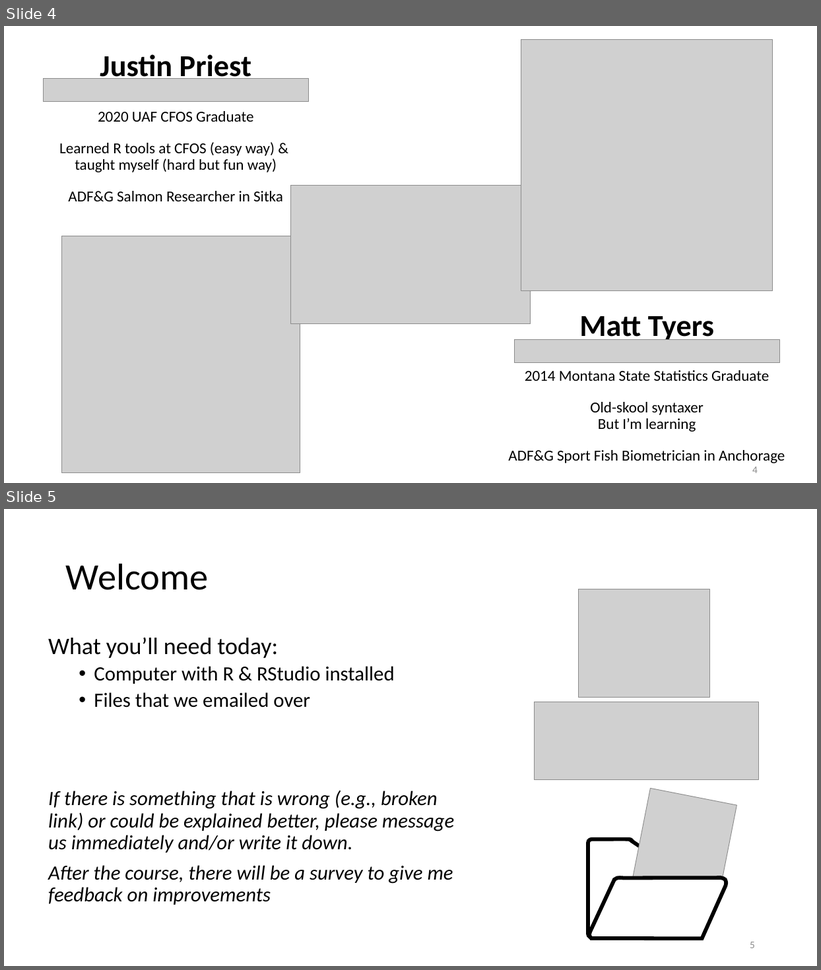
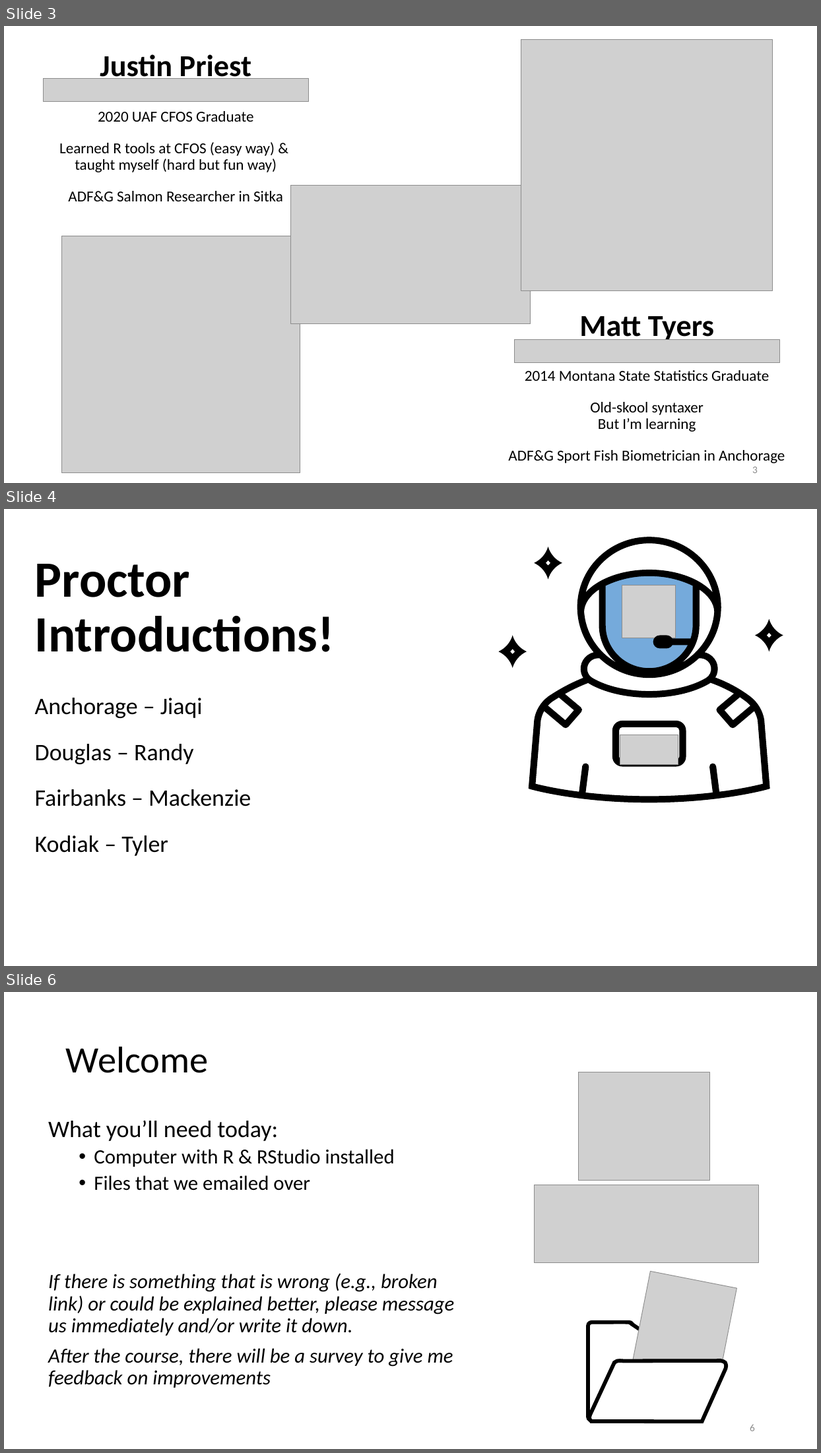
Before and after one commit to justinpriest/ADFG_R_Intro_Workshop, a slide deck: presentations/1 - Welcome and motivation.pptx. Shown one above the other, each under a label of ours: slides 4 and 5 before the commit, slides 3, 4 and 6 after it; the slides between them are not shown. The pictures are 821x970 and 821x1453 pixels, drawn with LibreOffice and Linux fonts; fonts in the diff are those of the drawing; grey boxes stand for pictures. Boxes give left, top, right and bottom in pixels: in the first picture for what was removed or moved away, otherwise in the second. Text is boxed around its words. In the diff, an @@ line names an element or a change of style, - is before the commit and + after.

```diff
--- a/presentations/1 - Welcome and motivation.pptx
+++ b/presentations/1 - Welcome and motivation.pptx
@@ slide 4 added at bbox=[4, 509, 817, 966], background #FFFFFF @@
@@ title added at bbox=[35, 564, 335, 652], 60 pt, text #000000, bold @@
+Proctor
+Introductions!
@@ text added at bbox=[35, 698, 251, 856], 28 pt, text #000000 @@
+Anchorage – Jiaqi
+Douglas – Randy
+Fairbanks – Mackenzie
+Kodiak – Tyler
@@ group added at bbox=[499, 537, 783, 803]: 6 freeform shapes, 2 pictures @@
@@ what was slide 4 is now slide 3 @@
@@ page number at bbox=[752, 467, 758, 473]: text changed @@
-4
+3
@@ what was slide 5 is now slide 6 @@
@@ page number at bbox=[750, 1424, 755, 1432]: text changed @@
-5
+6
```
Also in this commit, not shown: 1 slide changed, 1 other file.
